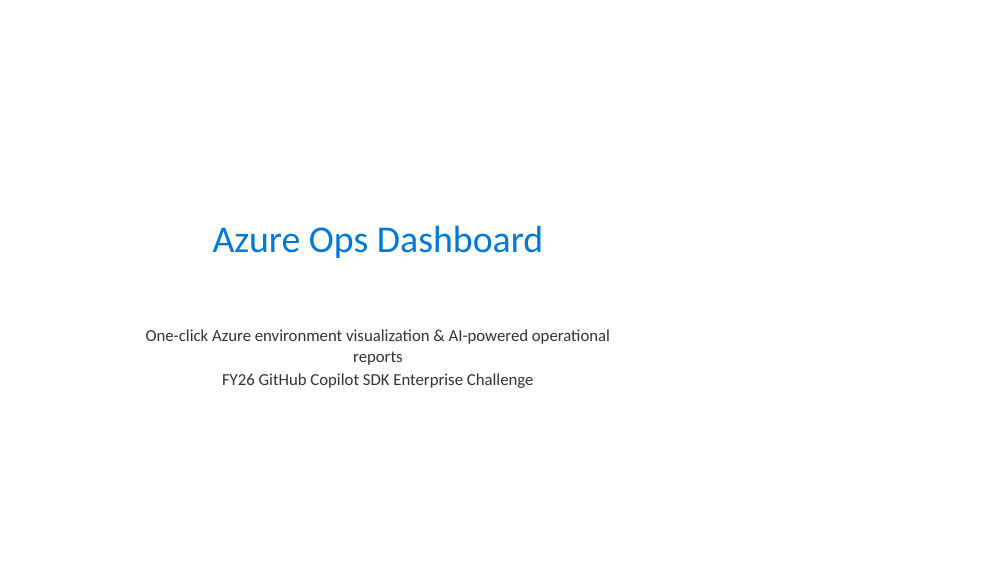
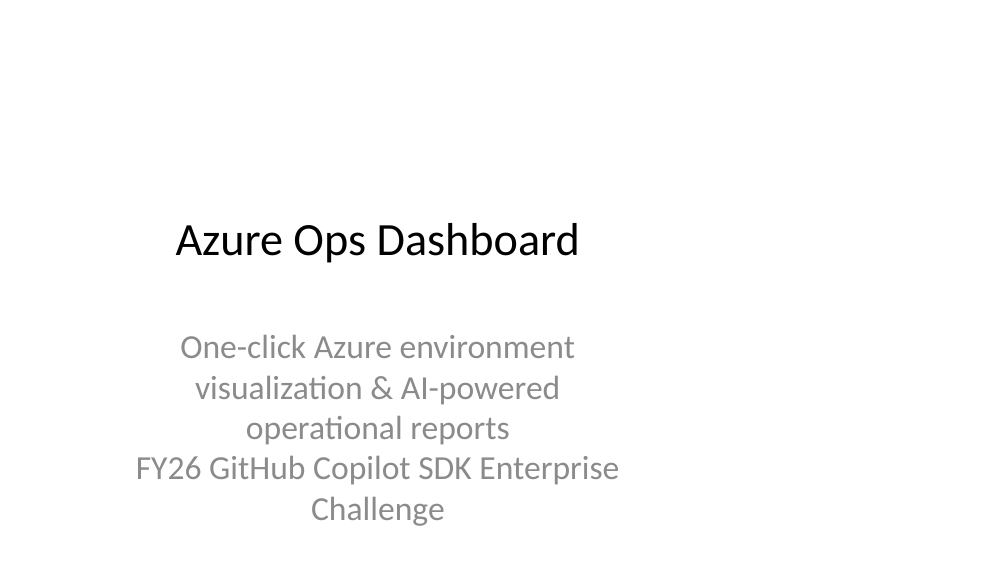
Before and after one commit to aktsmm/azure-ops-dashboard, a slide deck: slide 1 of presentations/AzureOpsDashboard.pptx. Drawn at 1008x567 pixels with LibreOffice and Linux fonts; fonts in the diff are those of the drawing. Boxes give left, top, right and bottom in pixels: in the first picture for what was removed or moved away, otherwise in the second. Text is boxed around its words. In the diff, an @@ line names an element or a change of style, - is before the commit and + after.

```diff
--- a/presentations/AzureOpsDashboard.pptx
+++ b/presentations/AzureOpsDashboard.pptx
@@ title "Azure Ops Dashboard" at [176, 223, 580, 263]: size 36 to 44 pt, text colour #0078D4 to #000000 @@
@@ subtitle at [136, 335, 619, 485]: text changed; size 16 to 32 pt; text colour #333333 to #8C8C8C @@
-One-click Azure environment visualization & AI-powered operational reports
-FY26 GitHub Copilot SDK Enterprise Challenge
+One-click Azure environment visualization & AI-powered operational reports
+FY26 GitHub Copilot SDK Enterprise Challenge
```
Also in this commit, not shown: 10 other slides changed.
